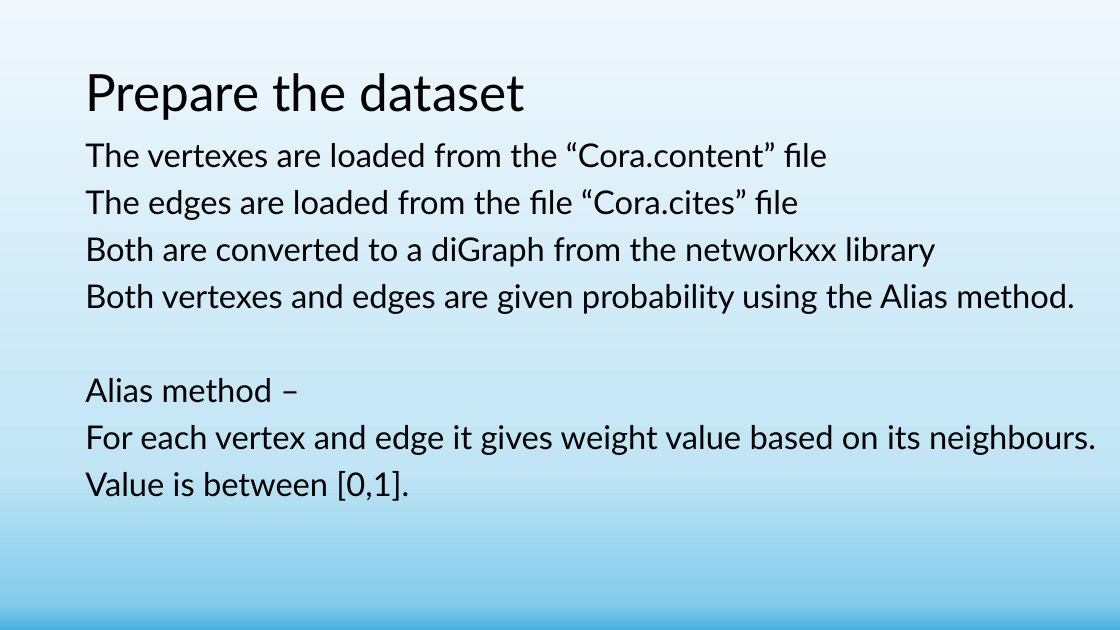
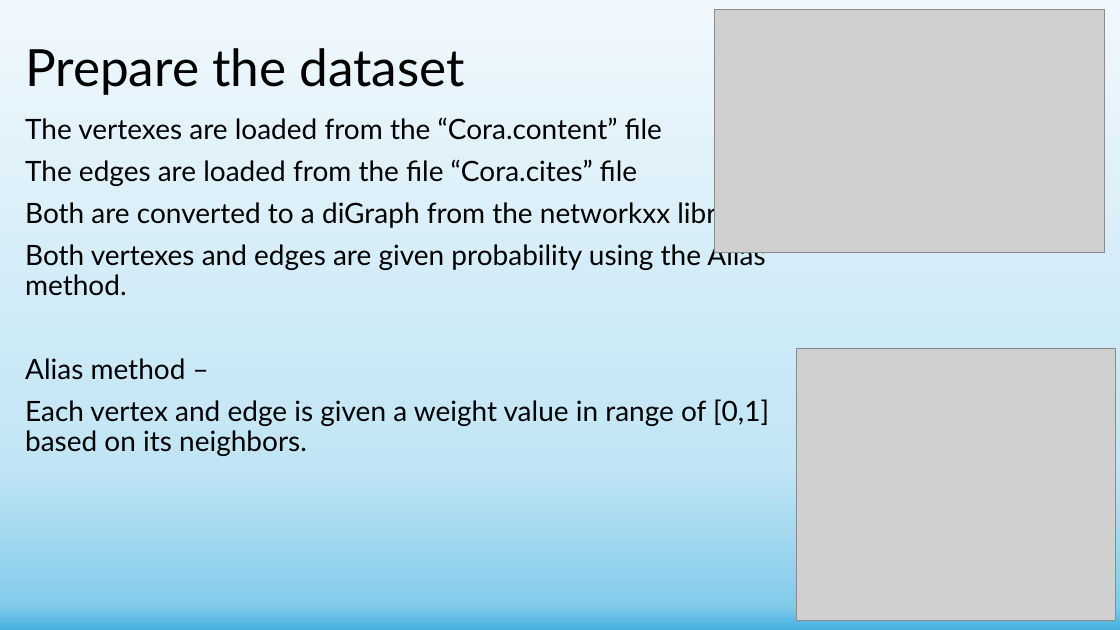
Before and after one commit to shachar700/Graph-Embedding, a slide deck: slide 10 of doc/Graph-Embedding Presentation.pptx. Drawn at 1120x630 pixels with LibreOffice and Linux fonts; fonts in the diff are those of the drawing; grey boxes stand for pictures. Boxes give left, top, right and bottom in pixels: in the first picture for what was removed or moved away, otherwise in the second. Text is boxed around its words. In the diff, an @@ line names an element or a change of style, - is before the commit and + after.

Commit message:
added pictures

```diff
--- a/doc/Graph-Embedding Presentation.pptx
+++ b/doc/Graph-Embedding Presentation.pptx
@@ title "Prepare the dataset": place and size @@
-title "Prepare the dataset" at <box>85,73,525,120</box>
+title "Prepare the dataset" at <box>25,48,465,95</box>
@@ picture added at <box>714,10,1105,253</box> @@
@@ text "The vertexes are loaded from ...": place and size @@
-text "The vertexes are loaded from ..." at <box>85,142,1096,501</box>
+text "The vertexes are loaded from ..." at <box>25,117,769,456</box>
@@ text at <box>25,117,765,380</box>: size 28 to 24 pt in "The vertexes are loaded from the “Cora.content” ...", "The edges are loaded from the file ...", "Both are converted to a diGraph from ...", "Both vertexes and edges are given probability ..." and 1 more places @@
@@ picture added at <box>797,348,1116,620</box> @@
@@ text at <box>25,399,769,456</box>: text changed; size 28 to 24 pt @@
-For each vertex and edge it gives weight value based on its neighbours.
-Value is between [0,1].
+Each vertex and edge is given a weight value in range of [0,1] based on its neighbors.
```
Also in this commit, not shown: 16 other slides changed.
